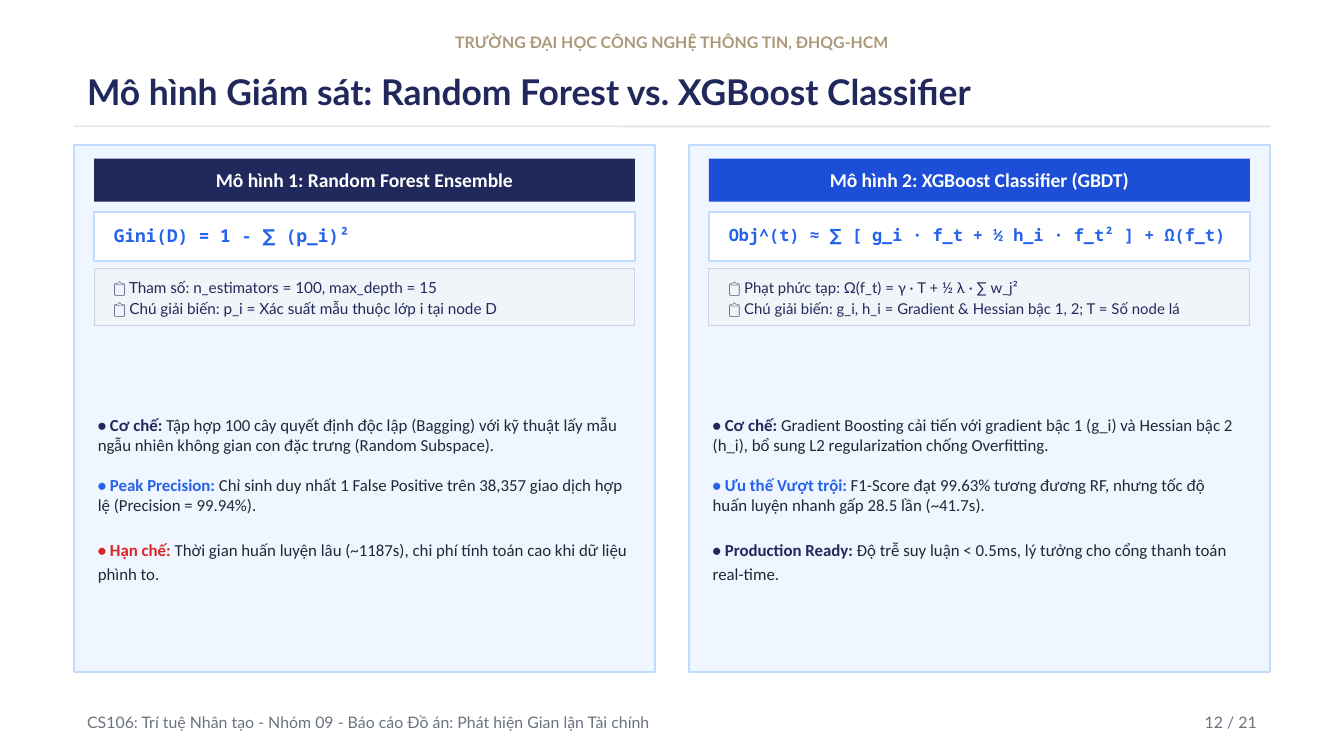
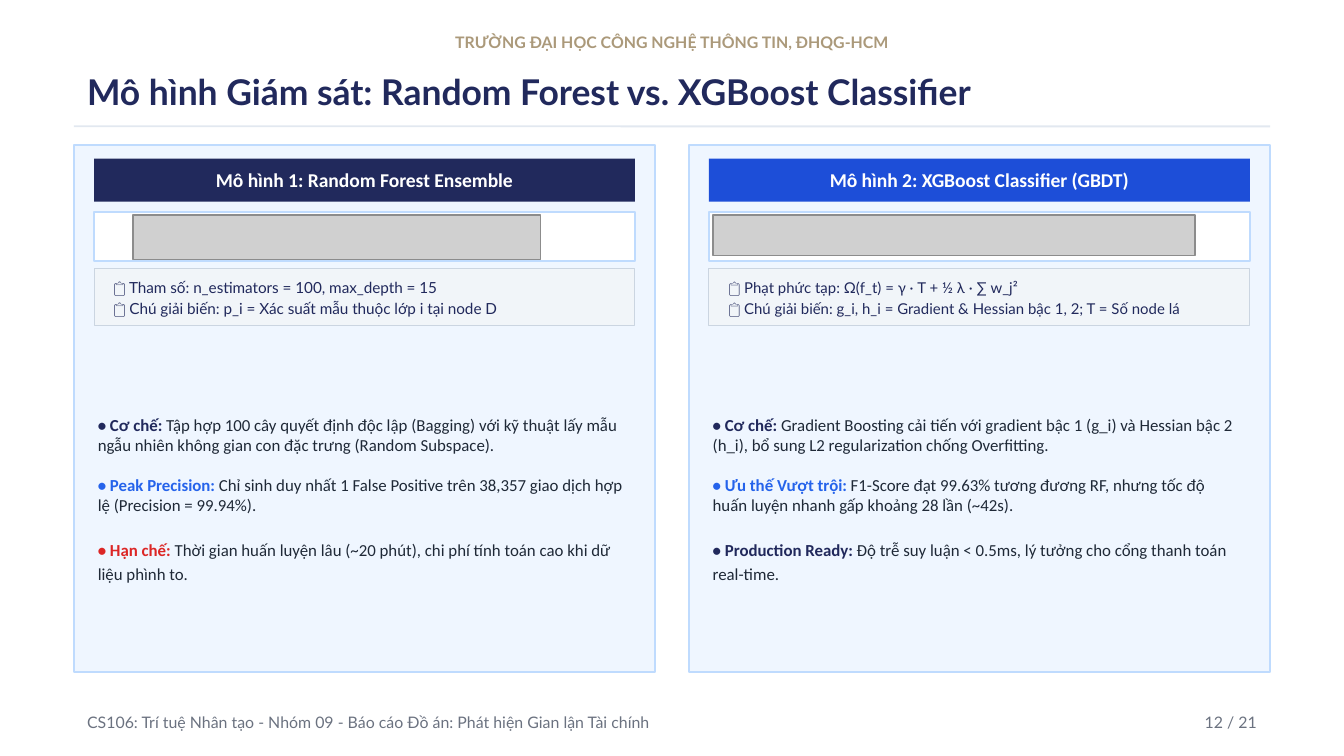
Before and after one commit to uit-25730067-chithanh/CS106-Team09-Fraud-Detection, a slide deck: slide 12 of draft/fraud-detection/slide/[Nhom9]_Slide_FraudDetection_Academic_VN.pptx. Drawn at 1344x756 pixels with LibreOffice and Linux fonts; fonts in the diff are those of the drawing; grey boxes stand for pictures. Boxes give left, top, right and bottom in pixels: in the first picture for what was removed or moved away, otherwise in the second. Text is boxed around its words. In the diff, an @@ line names an element or a change of style, - is before the commit and + after.

Commit message:
docs(slide): refine presentation script, update slide deck, and sync demo figure artifacts

```diff
--- a/draft/fraud-detection/slide/[Nhom9]_Slide_FraudDetection_Academic_VN.pptx
+++ b/draft/fraud-detection/slide/[Nhom9]_Slide_FraudDetection_Academic_VN.pptx
@@ text removed at (114, 227, 350, 247) @@
-Gini(D) = 1 - ∑ (p_i)²
@@ picture added at (133, 215, 540, 259) @@
@@ picture added at (712, 215, 1195, 255) @@
@@ text removed at (729, 226, 1226, 245) @@
-Obj^(t) ≈ ∑ [ g_i · f_t + ½ h_i · f_t² ] + Ω(f_t)
@@ text at (98, 417, 622, 583): text changed @@
-• Cơ chế: Tập hợp 100 cây quyết định độc lập (Bagging) với kỹ thuật lấy mẫu ngẫu nhiên không gian con đặc trưng (Random Subspace).
-• Peak Precision: Chỉ sinh duy nhất 1 False Positive trên 38,357 giao dịch hợp lệ (Precision = 99.94%).
-• Hạn chế: Thời gian huấn luyện lâu (~1187s), chi phí tính toán cao khi dữ liệu phình to.
+• Cơ chế: Tập hợp 100 cây quyết định độc lập (Bagging) với kỹ thuật lấy mẫu ngẫu nhiên không gian con đặc trưng (Random Subspace).
+• Peak Precision: Chỉ sinh duy nhất 1 False Positive trên 38,357 giao dịch hợp lệ (Precision = 99.94%).
+• Hạn chế: Thời gian huấn luyện lâu (~20 phút), chi phí tính toán cao khi dữ liệu phình to.
@@ text at (713, 418, 1233, 580): text changed @@
-• Cơ chế: Gradient Boosting cải tiến với gradient bậc 1 (g_i) và Hessian bậc 2 (h_i), bổ sung L2 regularization chống Overfitting.
-• Ưu thế Vượt trội: F1-Score đạt 99.63% tương đương RF, nhưng tốc độ huấn luyện nhanh gấp 28.5 lần (~41.7s).
-• Production Ready: Độ trễ suy luận < 0.5ms, lý tưởng cho cổng thanh toán real-time.
+• Cơ chế: Gradient Boosting cải tiến với gradient bậc 1 (g_i) và Hessian bậc 2 (h_i), bổ sung L2 regularization chống Overfitting.
+• Ưu thế Vượt trội: F1-Score đạt 99.63% tương đương RF, nhưng tốc độ huấn luyện nhanh gấp khoảng 28 lần (~42s).
+• Production Ready: Độ trễ suy luận < 0.5ms, lý tưởng cho cổng thanh toán real-time.
```
Also in this commit, not shown: 14 other slides changed, 12 other files.
